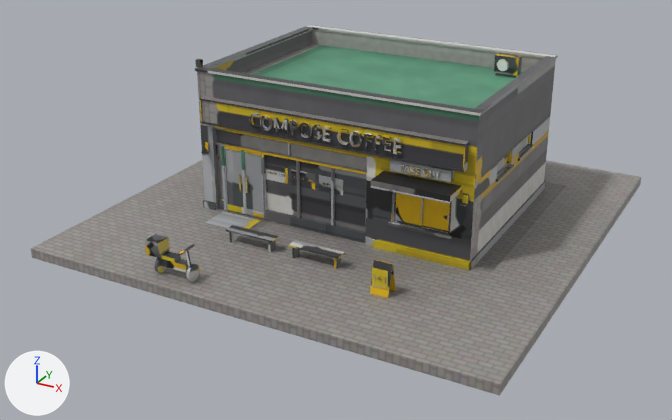
What one commit did to the FBX model cs2_ilsan/CS2Assets/IlsanCompose/IlsanCompose.fbx.
One viewpoint serves both versions: a 50 mm lens placed at (13.74, -26.94, 13.26), pointed at (-0.38, -1.25, 0.41). Lighting does not change. The marker at lower left points along +X, +Y and +Z. The picture after the commit comes second. Where no turn or scale is listed for an object, it has been applied to the vertices.

Names of what the first picture shows: 'IlsanCompose'.
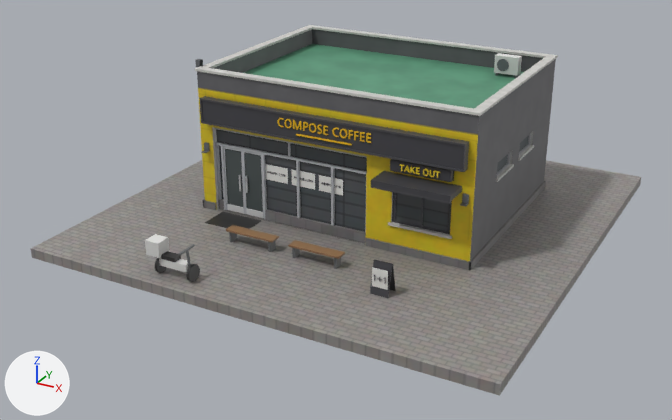
Pixel boxes [x1, y1, x2, y2] of what changed, in the pictures (672 x 420 px; the box of a moved part takes in the faces that stretch with it):
part 1 of me_ilsancompose, deleted: before [260, 115, 273, 131]
part 2 of me_ilsancompose, deleted: before [249, 113, 260, 129]
part 3 of me_ilsancompose, deleted: before [382, 136, 392, 153]
part 4 of me_ilsancompose, deleted: before [393, 138, 402, 155]
part 5 of me_ilsancompose, deleted: before [373, 134, 382, 150]
part 6 of me_ilsancompose, moved or reshaped: before [273, 117, 372, 149]; after [278, 118, 371, 145]
part 7 of me_ilsancompose, surface changed: [38, 25, 635, 395] in both

Edits to the bpy script that builds the scene:
```text
Change me_ilsancompose:
    used by ob_ilsancompose; location = (0.0, 0.0, 0.0)
    remove me_ilsancompose.from_pydata(...)  # 17888 vertices, 26905 faces; spans x -7.9..7.9, y -7.9..7.9, z -0.3..5.3
    add me_ilsancompose.from_pydata(...)  # 17924 vertices, 26957 faces; spans x -7.9..7.9, y -7.9..7.9, z -0.3..5.3
    me_ilsancompose part 1: the loose piece of 384 vertices spanning x -2.3..-1.9, y -2.8..-2.7, z 3.5..4.0 is deleted
    me_ilsancompose part 2: the loose piece of 376 vertices spanning x -2.7..-2.4, y -2.8..-2.7, z 3.5..4.0 is deleted
    me_ilsancompose part 3: the loose piece of 168 vertices spanning x 2.1..2.4, y -2.8..-2.7, z 3.5..4.0 is deleted
    me_ilsancompose part 4: the loose piece of 168 vertices spanning x 2.5..2.7, y -2.8..-2.7, z 3.5..4.0 is deleted
    me_ilsancompose part 5: the loose piece of 128 vertices spanning x 1.8..2.0, y -2.8..-2.7, z 3.5..4.0 is deleted
    me_ilsancompose part 6: 519 vertices moved from x -1.8..1.7, y -2.8..-2.7, z 3.5..4.0 to x -1.7..1.7, y -2.8..-2.7, z 3.5..4.0; 1141 vertices removed from x -1.8..1.5, y -2.8..-2.7, z 3.5..4.0; 2401 vertices added at x -1.7..1.7, y -2.8..-2.7, z 3.5..4.0
    me_ilsancompose part 7: 22354 kept faces spanning x -7.9..7.9, y -7.9..7.9, z -0.3..5.3 get new texture (UV) coordinates
```
